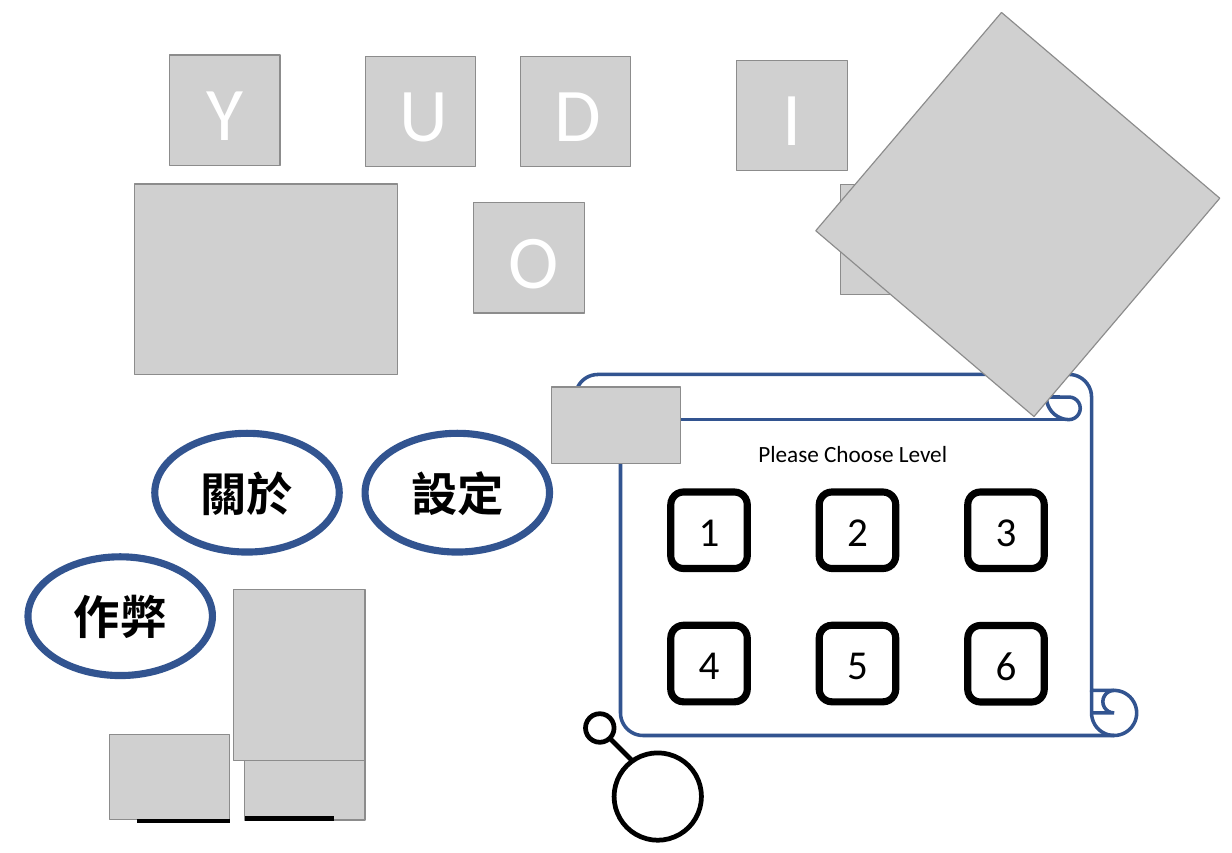
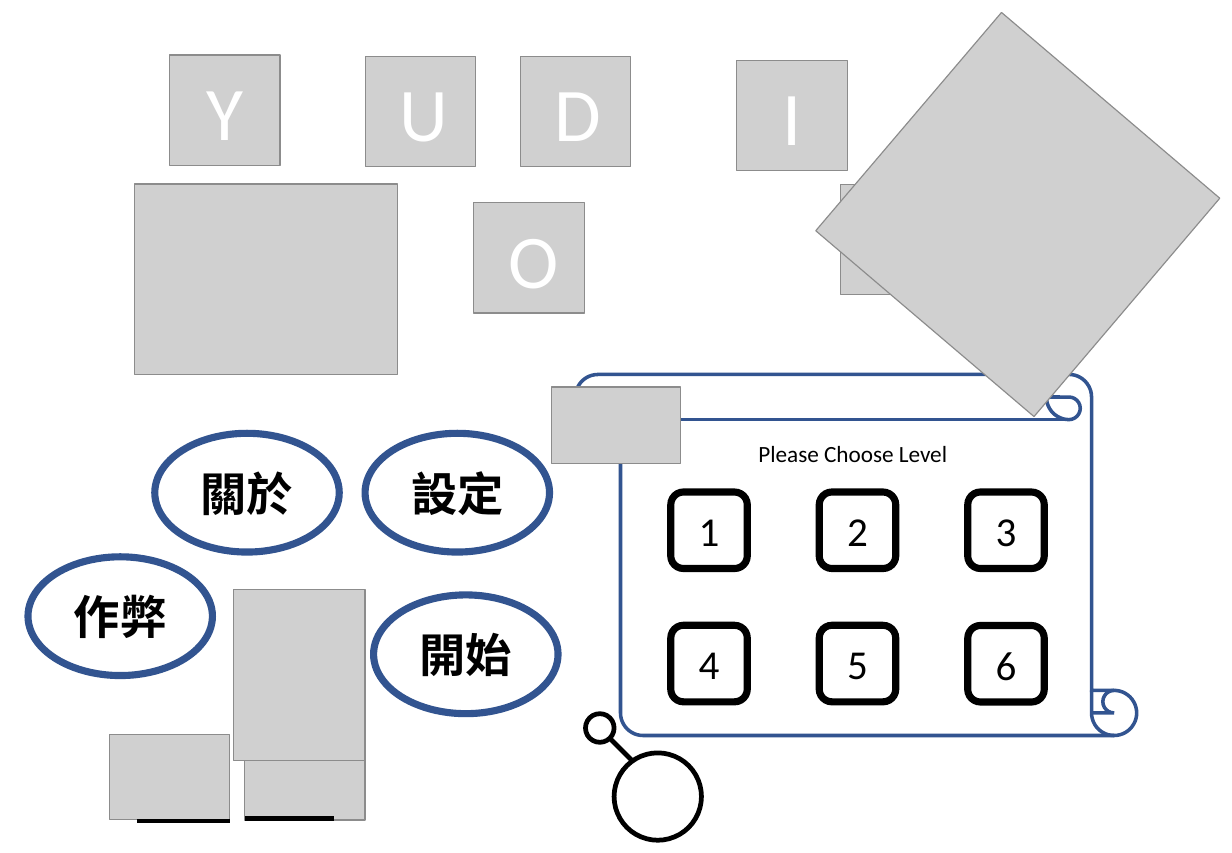
Before and after one commit to YangKelvin/SuperAdventure, a slide deck: slide 1 of images/簡報1.pptx. Drawn at 1232x853 pixels with LibreOffice and Linux fonts; fonts in the diff are those of the drawing; grey boxes stand for pictures. Boxes give left, top, right and bottom in pixels: in the first picture for what was removed or moved away, otherwise in the second. Text is boxed around its words. In the diff, an @@ line names an element or a change of style, - is before the commit and + after.

```diff
--- a/images/簡報1.pptx
+++ b/images/簡報1.pptx
@@ ellipse added at [374, 595, 559, 713], outline #325491 4.5 pt, 29.2 pt, text #000000, bold @@
+開始
```
Also in this commit, not shown: 1 other slide changed, 10 other files.
